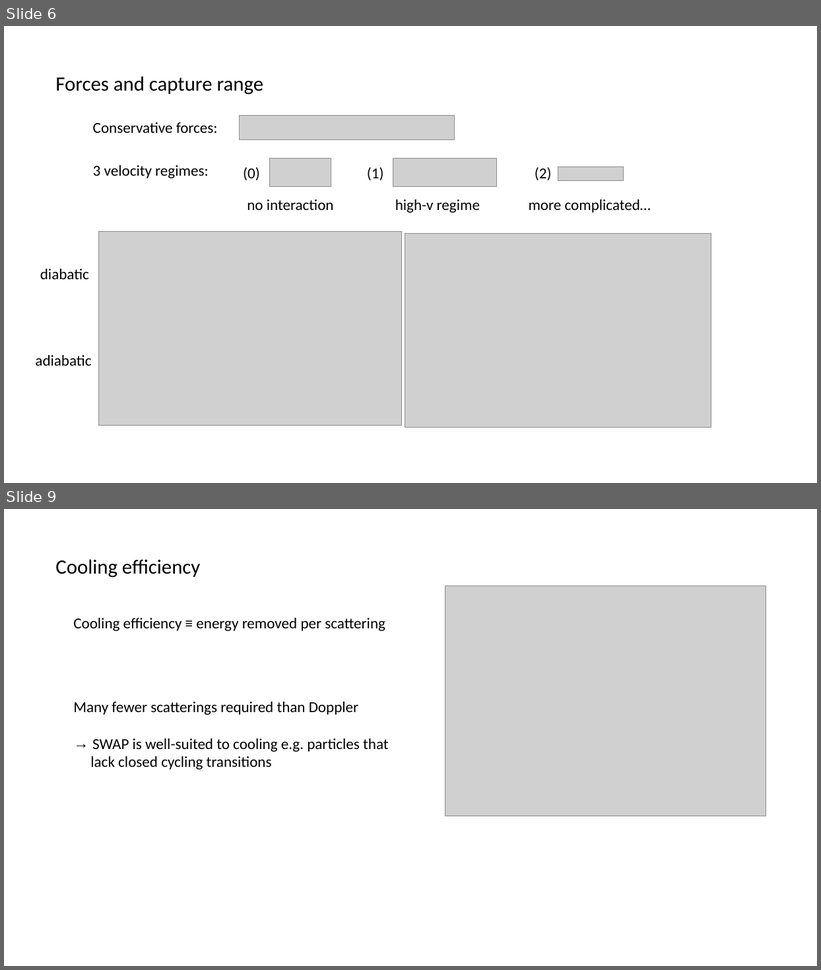
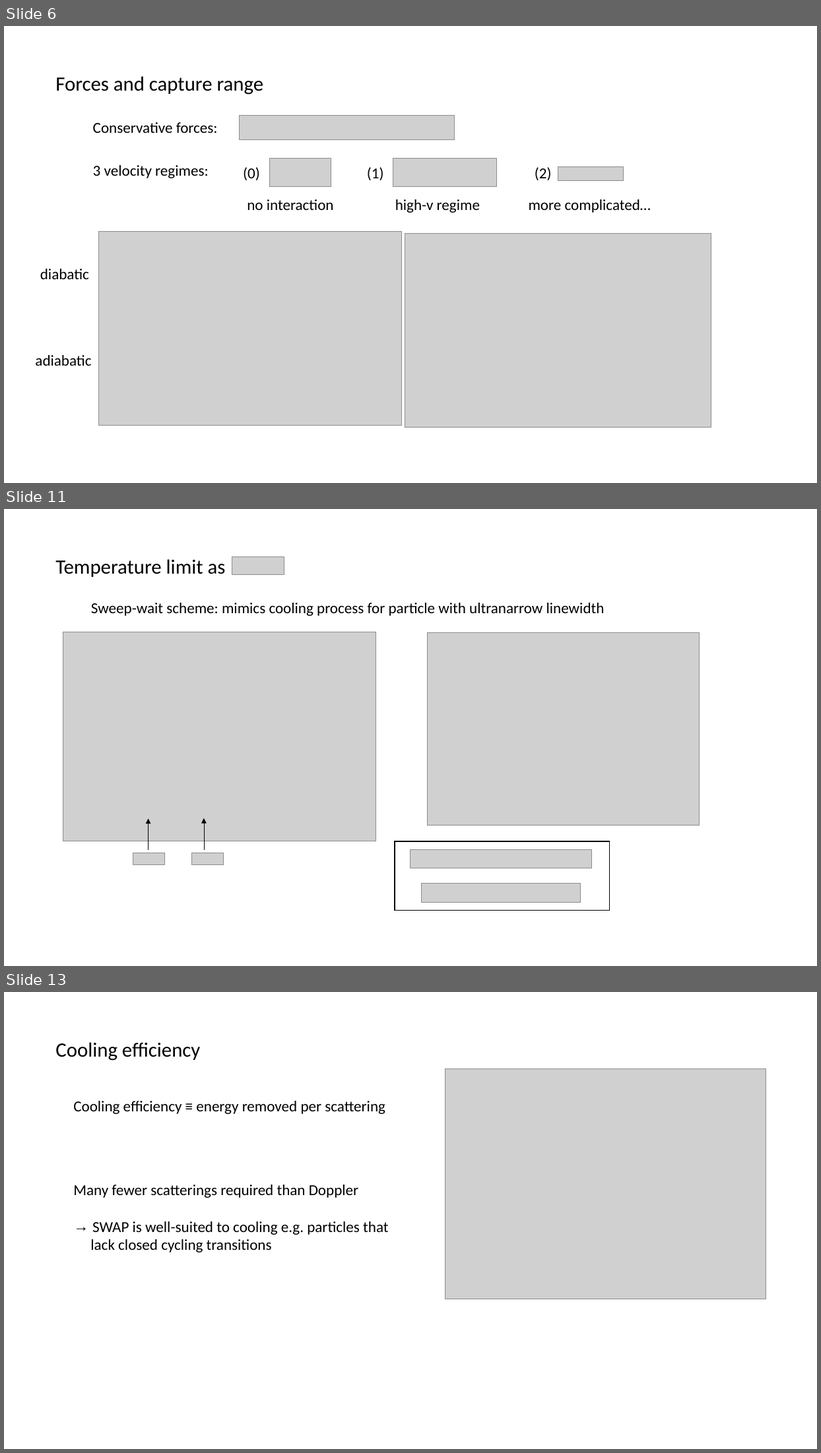
Before and after one commit to huanium/huanium, a slide deck: MIT PhD/ZGS/ZGS -Aug-26-2022/BUI-ZGS-Aug-26-2022.pptx. Shown one above the other, each under a label of ours: slides 6 and 9 before the commit, slides 6, 11 and 13 after it; the slides between them are not shown. The pictures are 821x970 and 821x1453 pixels, drawn with LibreOffice and Linux fonts; fonts in the diff are those of the drawing; grey boxes stand for pictures. Boxes give left, top, right and bottom in pixels: in the first picture for what was removed or moved away, otherwise in the second. Text is boxed around its words. In the diff, an @@ line names an element or a change of style, - is before the commit and + after.

```diff
--- a/MIT PhD/ZGS/ZGS -Aug-26-2022/BUI-ZGS-Aug-26-2022.pptx
+++ b/MIT PhD/ZGS/ZGS -Aug-26-2022/BUI-ZGS-Aug-26-2022.pptx
@@ slide 11 added at (x1=4, y1=509, x2=817, y2=966), background #FFFFFF @@
@@ text added at (x1=55, y1=559, x2=226, y2=577), 24 pt, text #000000 @@
+Temperature limit as
@@ picture added at (x1=232, y1=557, x2=284, y2=575) @@
@@ text added at (x1=91, y1=603, x2=605, y2=616), 18 pt, text #000000 @@
+Sweep-wait scheme: mimics cooling process for particle with ultranarrow linewidth
@@ picture added at (x1=63, y1=632, x2=376, y2=842) @@
@@ picture added at (x1=427, y1=633, x2=700, y2=826) @@
@@ arrow added from (149, 851) to (149, 819), #000000 0.5 pt @@
@@ arrow added from (204, 850) to (204, 819), #000000 0.5 pt @@
@@ rectangle added at (x1=395, y1=842, x2=610, y2=910), outline #000000 1 pt @@
@@ picture added at (x1=133, y1=854, x2=164, y2=865) @@
@@ picture added at (x1=191, y1=854, x2=223, y2=865) @@
@@ picture added at (x1=411, y1=850, x2=592, y2=868) @@
@@ picture added at (x1=422, y1=884, x2=580, y2=903) @@
@@ what was slide 9 is now slide 13 @@
```
Also in this commit, not shown: 2 slides changed, 3 other slides added, 24 other files.
